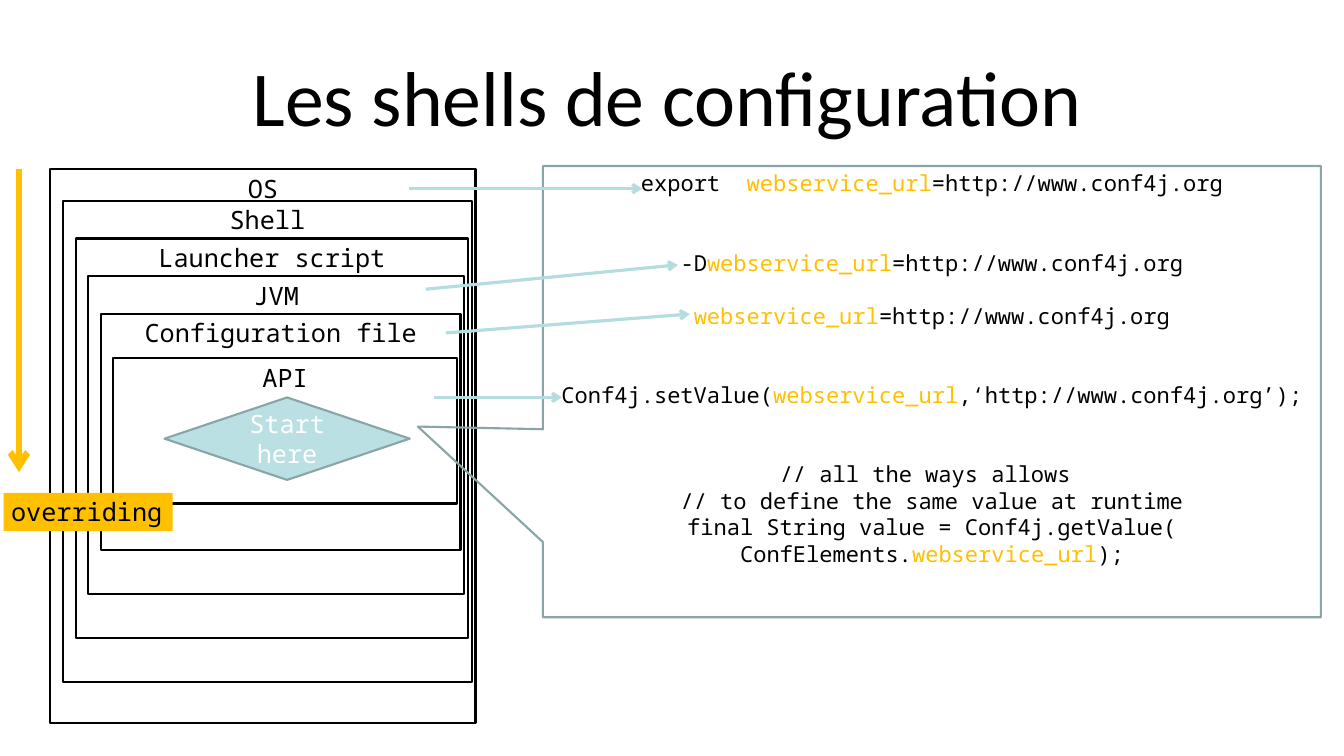
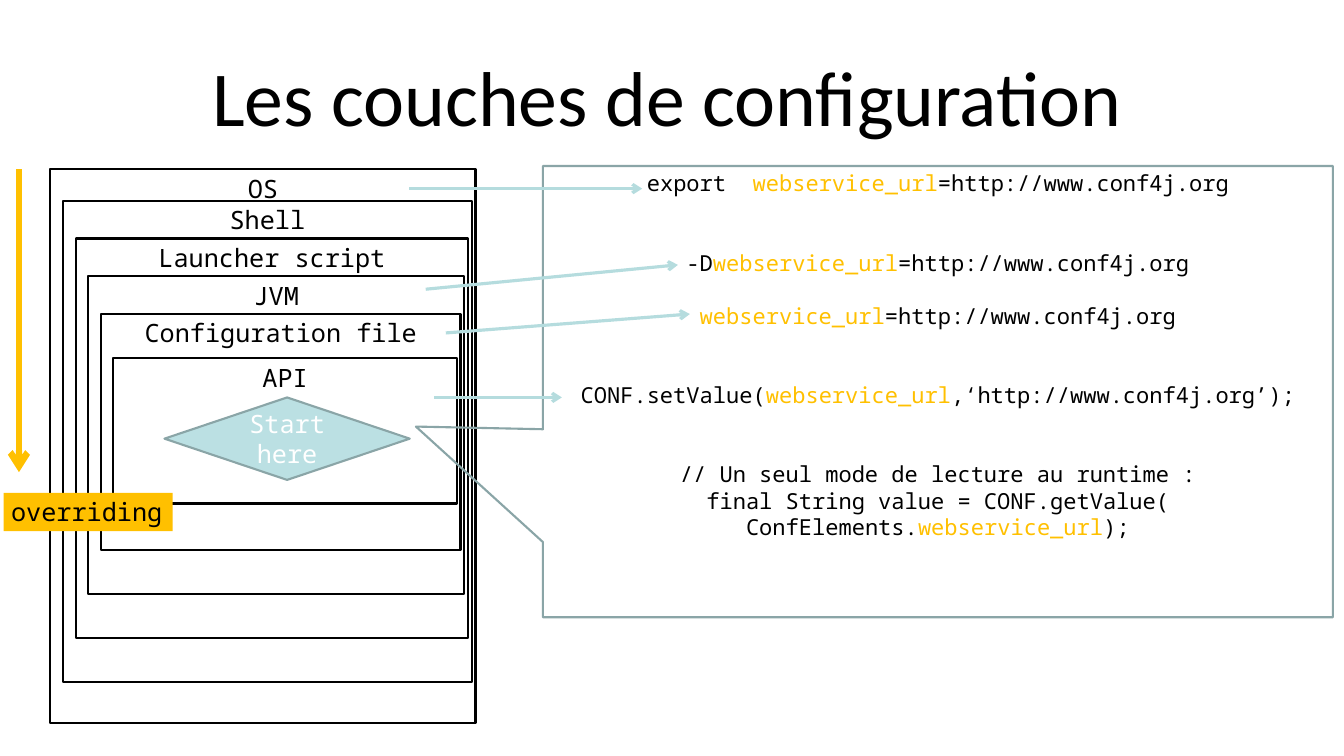
Before and after one commit to dbaeli/conf4j, a slide deck: slide 10 of conf4j-slides/Devops_Configuration_Jungle_Devoxx_FR_2012.pptx. Drawn at 1344x756 pixels with LibreOffice and Linux fonts; fonts in the diff are those of the drawing; background and template pictures are left out. Boxes give left, top, right and bottom in pixels: in the first picture for what was removed or moved away, otherwise in the second. Text is boxed around its words. In the diff, an @@ line names an element or a change of style, - is before the commit and + after.

```diff
--- a/conf4j-slides/Devops_Configuration_Jungle_Devoxx_FR_2012.pptx
+++ b/conf4j-slides/Devops_Configuration_Jungle_Devoxx_FR_2012.pptx
@@ title at [212,72,1121,140]: text changed @@
-Les shells de configuration
+Les couches de configuration
@@ speech box "export webservice_url=http://www.conf4j.org": place and size @@
-speech box "export webservice_url=http://www.conf4j.org" at [543,166,1321,618]
+speech box "export webservice_url=http://www.conf4j.org" at [543,166,1333,618]
@@ text in speech box at [581,386,1295,515]: text changed @@
-Conf4j.setValue(webservice_url,‘http://www.conf4j.org’);
-// all the ways allows
-// to define the same value at runtime
-final String value = Conf4j.getValue(
+CONF.setValue(webservice_url,‘http://www.conf4j.org’);
+// Un seul mode de lecture au runtime :
+final String value = CONF.getValue(
```
Also in this commit, not shown: 8 other slides changed, 1 slide added, 1 slide removed.
